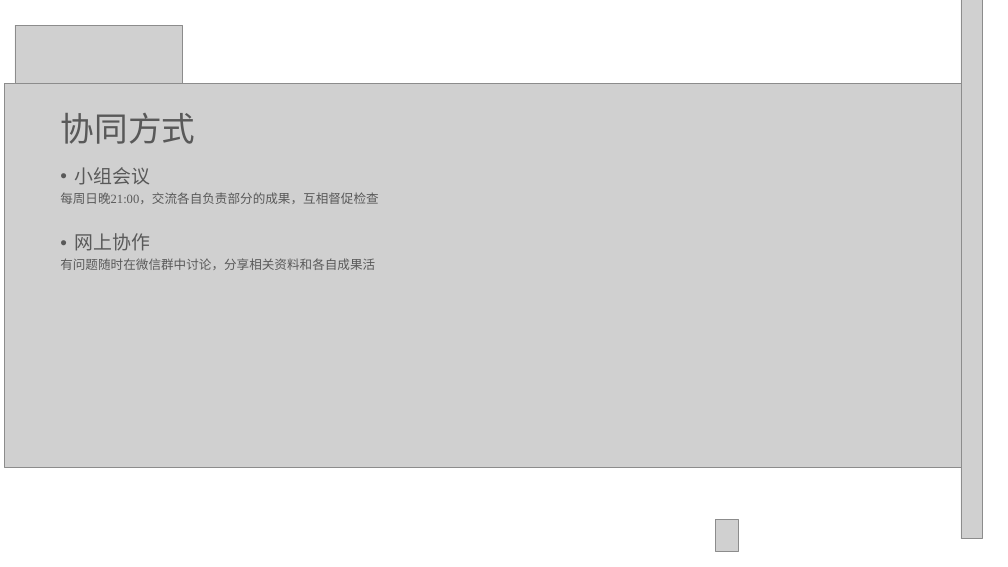
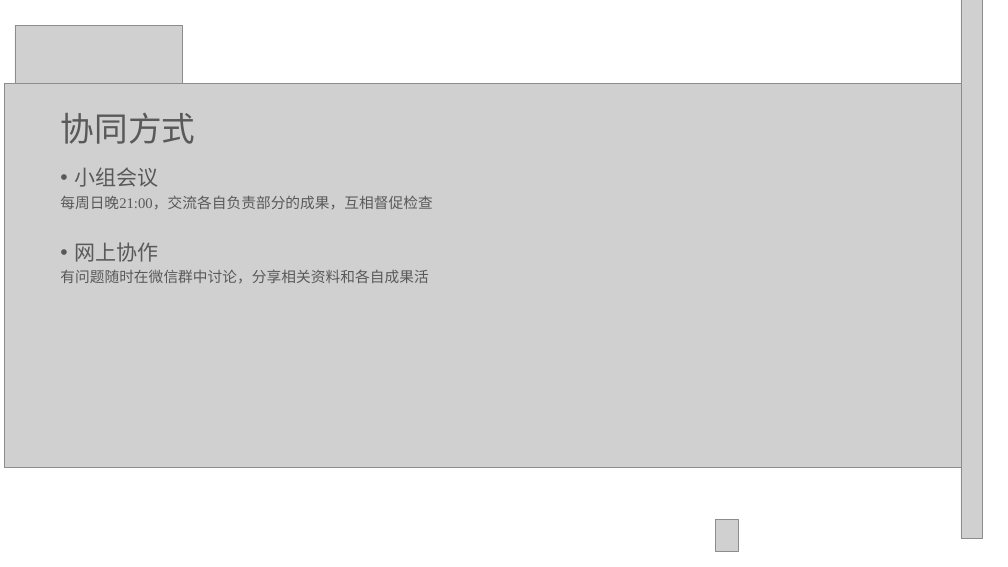
Before and after one commit to bhsei/17TeamC, a slide deck: slide 11 of 3.项目ppt/软件项目计划.ppt. Drawn at 1008x567 pixels with LibreOffice and Linux fonts; fonts in the diff are those of the drawing; grey boxes stand for pictures; background and template pictures are left out. Boxes give left, top, right and bottom in pixels: in the first picture for what was removed or moved away, otherwise in the second. Text is boxed around its words. In the diff, an @@ line names an element or a change of style, - is before the commit and + after.

```diff
--- a/3.项目ppt/软件项目计划.ppt
+++ b/3.项目ppt/软件项目计划.ppt
@@ text "小组会议" at [60,167,432,284]: size 18 to 20 pt in "小组会议", "网上协作"; size 12 to 14 pt in "每周日晚21:00，交流各自负责部分的成果，互相督促检查", "有问题随时在微信群中讨论，分享相关资料和各自成果活" @@
```
Also in this commit, not shown: 5 other slides changed.
